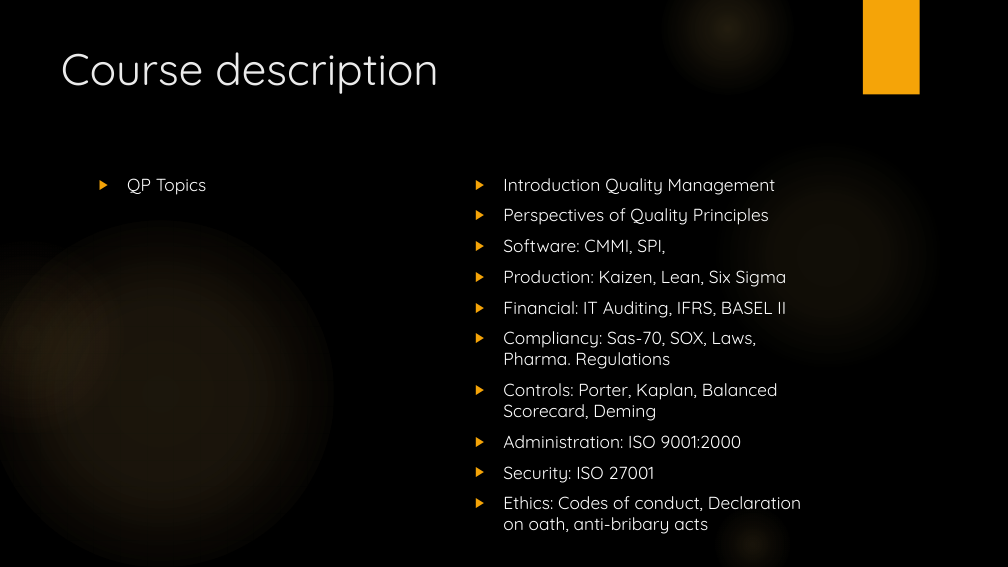
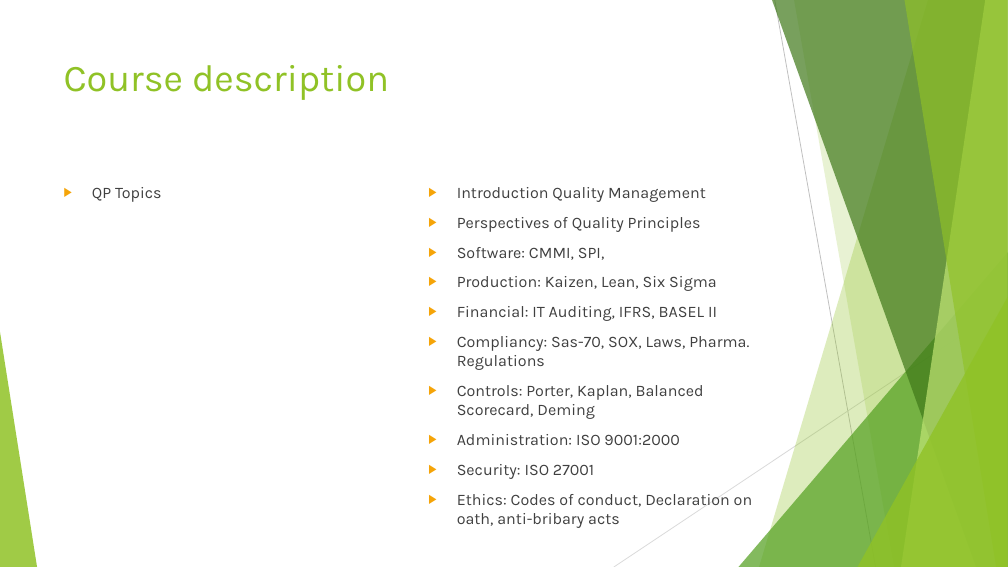
Before and after one commit to sd110/QP, a slide deck: slide 2 of QP Week 1.pptx. Drawn at 1008x567 pixels with LibreOffice and Linux fonts; fonts in the diff are those of the drawing; background and template pictures are left out. Boxes give left, top, right and bottom in pixels: in the first picture for what was removed or moved away, otherwise in the second. Text is boxed around its words. In the diff, an @@ line names an element or a change of style, - is before the commit and + after.

Commit message:
Lean
Hi guys, i have added my part. But i have done only one, because we are
asked to do only for three companies.

```diff
--- a/QP Week 1.pptx
+++ b/QP Week 1.pptx
@@ background picture (left out) to #FFFFFF @@
@@ ellipse removed at (662,0,794,95) @@
@@ rectangle removed at (863,0,920,95) @@
@@ title "Course description": place and size @@
-title "Course description" at (61,52,439,94)
+title "Course description" at (64,65,389,100)
@@ title "Course description" at (64,65,389,100): size 42 to 36 pt, font Quicksand to Karla, text colour #EBEBEB to #90C226 @@
@@ ellipse removed at (712,138,944,371) @@
@@ text "QP Topics": place and size @@
-text "QP Topics" at (127,178,206,195)
+text "QP Topics" at (92,187,162,202)
@@ text "QP Topics" at (92,187,162,202): size 16.6 to 15.3 pt, font Quicksand to Karla, text colour #FFFFFF to #404040 @@
@@ text "Introduction Quality Management" at (457,187,752,507): size 16.6 to 15.3 pt, font Quicksand to Karla, text colour #FFFFFF to #404040 @@
@@ text "Introduction Quality Management": place and size @@
-text "Introduction Quality Management" at (503,178,801,511)
+text "Introduction Quality Management" at (457,187,752,507)
@@ ellipse removed at (0,221,333,567) @@
@@ ellipse removed at (0,240,126,435) @@
@@ group added at (0,0,1008,567): 5 freeform shapes, 3 triangles, 2 lines @@
@@ ellipse removed at (712,504,793,567) @@
```
Also in this commit, not shown: 13 other slides changed, 1 other file.
